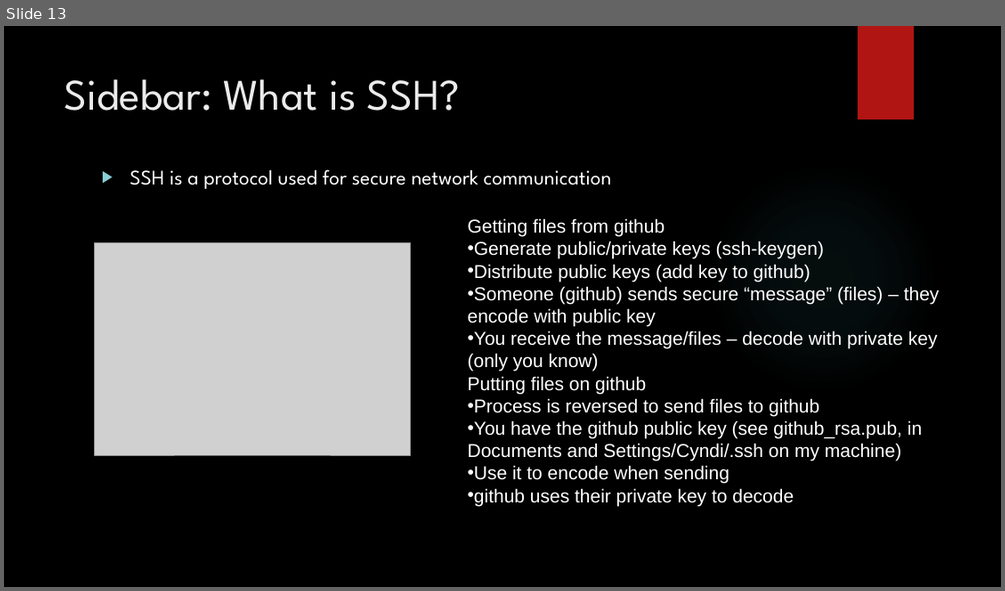
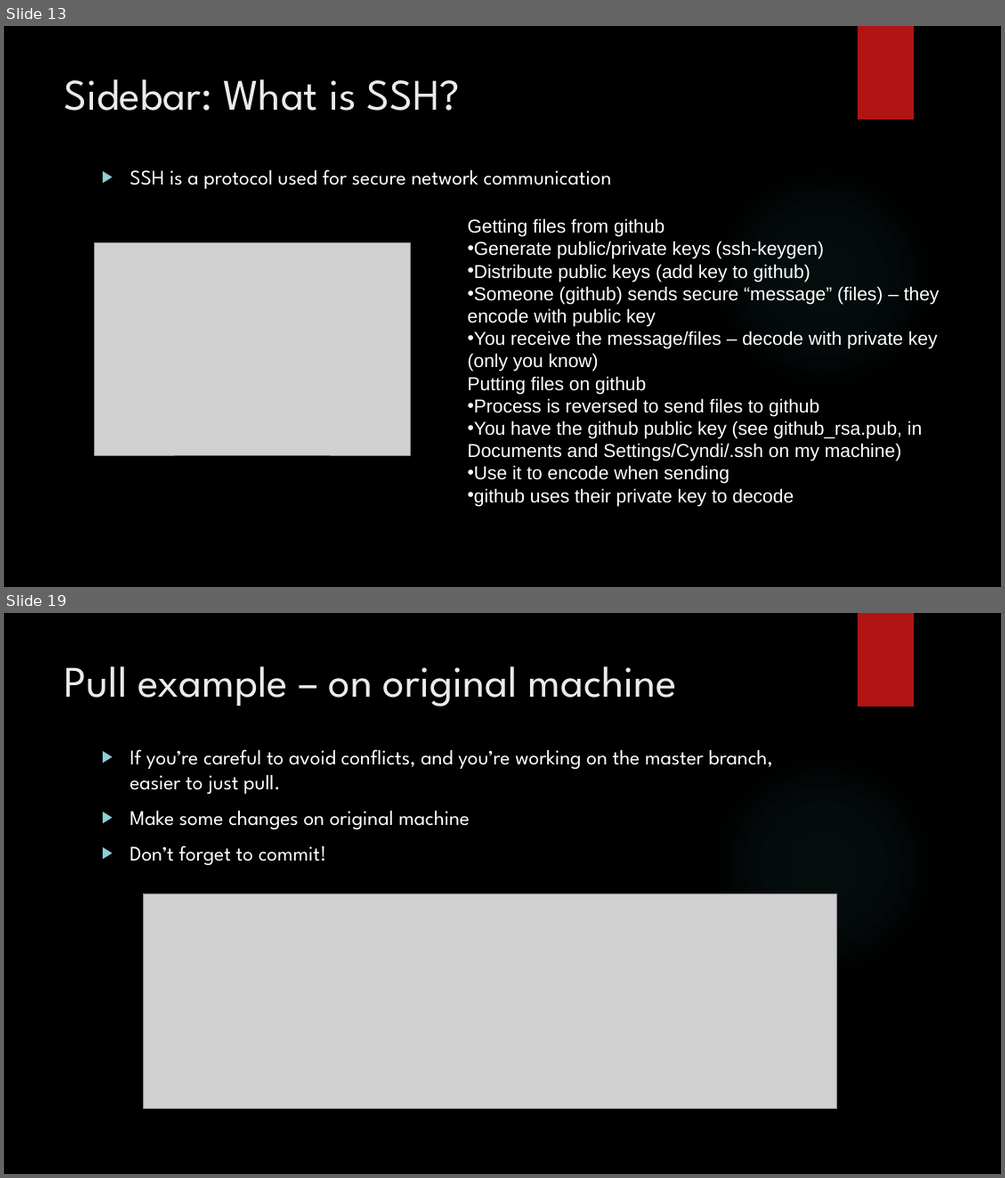
Before and after one commit to jrGabrillo/HelloWorld, a slide deck: github.pptx. Shown one above the other, each under a label of ours: slide 13 before the commit, slides 13 and 19 after it; the slides between them are not shown. The pictures are 1005x591 and 1005x1178 pixels, drawn with LibreOffice and Linux fonts; fonts in the diff are those of the drawing; grey boxes stand for pictures; background and template pictures are left out. Boxes give left, top, right and bottom in pixels: in the first picture for what was removed or moved away, otherwise in the second. Text is boxed around its words. In the diff, an @@ line names an element or a change of style, - is before the commit and + after.

```diff
--- a/github.pptx
+++ b/github.pptx
@@ slide 19 added at box(4, 613, 1001, 1174), background picture (left out); not listed: 2 template elements that a slide beside it also shows @@
@@ title added at box(65, 666, 676, 706), 42 pt, text #EBEBEB @@
+Pull example – on original machine
@@ text added at box(129, 749, 773, 865), 20 pt, text #FFFFFF @@
+▶ If you’re careful to avoid conflicts, and you’re working on the master branch, easier to just pull.
+▶ Make some changes on original machine
+▶ Don’t forget to commit!
@@ picture added at box(143, 893, 837, 1109) @@
```
Also in this commit, not shown: 2 slides changed, 3 other slides added, 1 other file.
